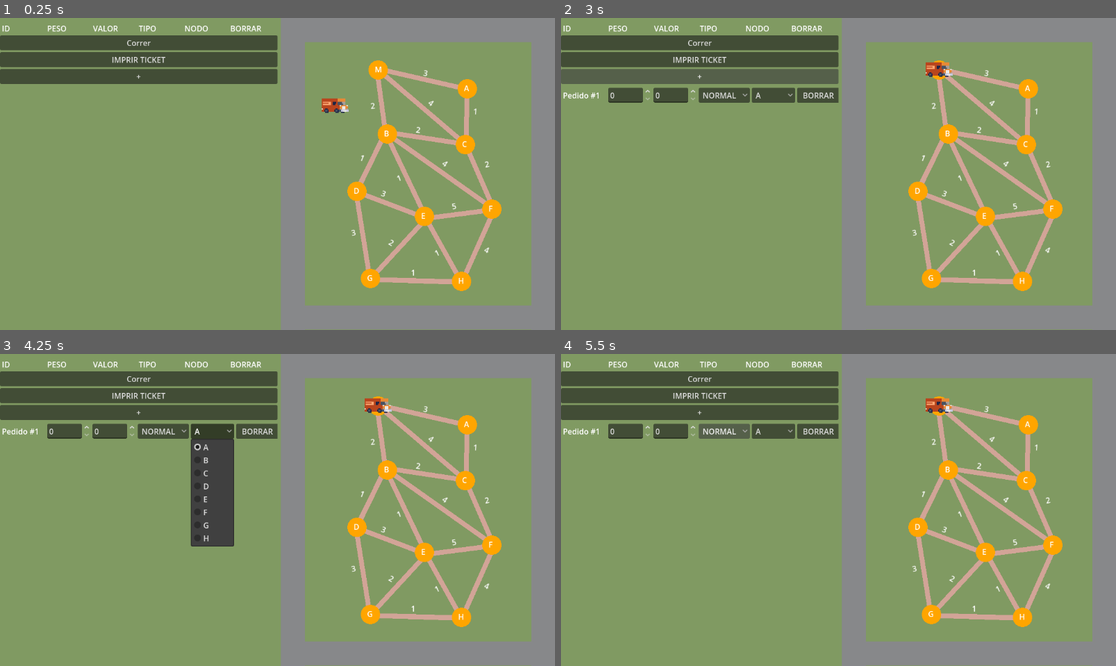
Above: before the commit, frames 1-4 (two rows, left to right).
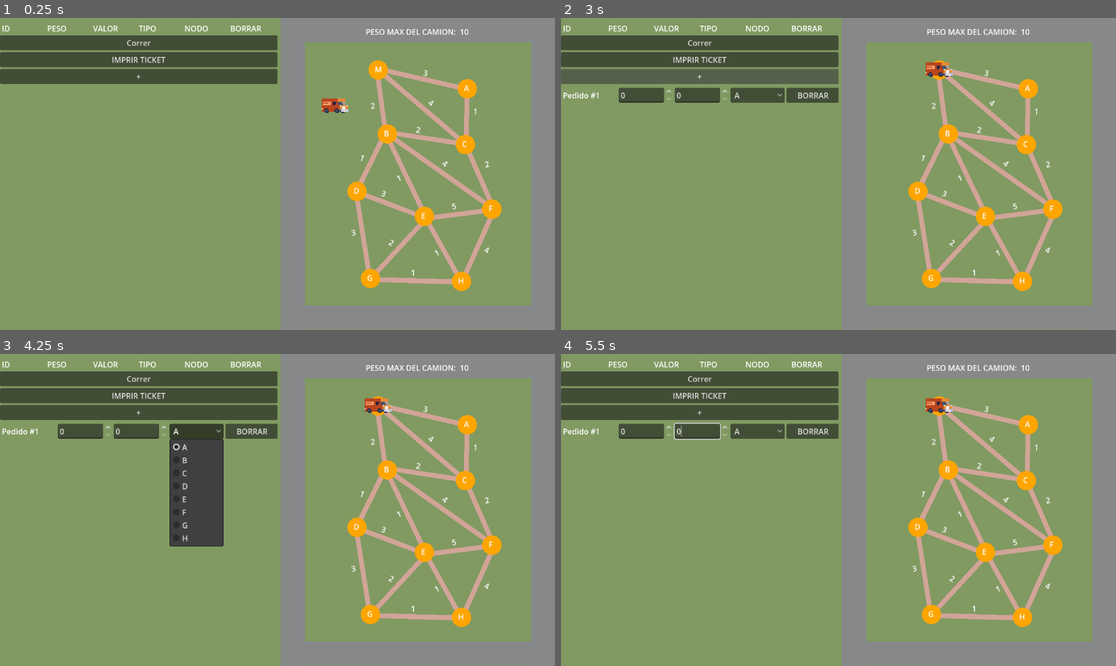
Above: after the commit, the same moments.

Repository: UltNuggat/ALGORITMIA-TEST
Game: Godot game, scene res://Scenes/main.tscn
The game is run twice, just before and just after one commit, with the same random seed, the same clock (stepped at 60 frames per second) and the same inputs.
Inputs (mouse positions are in pixels of both pictures, inside the frame that each line leads up to):
- Up to frame 1 (0.25 s): no input
- Up to frame 2 (3 s): click "Correr" at 0.5 s; click "IMPRIR TICKET" at 1.25 s; click "OK" at 2 s; click "+" at 2.75 s
- Up to frame 3 (4.25 s): click "A" at 3.5 s
- Up to frame 4 (5.5 s): click (721, 432) at 4.25 s, where only the run before the commit has a clickable "NORMAL"; click (721, 432) at 5 s, where only the run before the commit has a clickable "NORMAL"

The runs differ from the first frame. In frame 1, 0.2% of the frame differs, in the area x 65-85%, y 3-6%; in frame 2, 0.9%; in frame 3, 3.0%, in the area x 8-85%, y 3-62%; in frame 4, 1.0%.

Commit message:
cambios realizados para casos

Diff:
--- a/Scenes/Ciudad.tscn
+++ b/Scenes/Ciudad.tscn
@@ -15,7 +15,7 @@
 points = PackedVector2Array(-125, -133, 63, -90, 60, 25, -125, -133, -107, -1, 59, 24, 118, 159, -107, 0, -168, 124, -139, 305, 52, 310, 119, 160, -22, 178, -107, 0, -167, 123, -22, 178, -139, 305, 51, 311, -23, 178)
 default_color = Color(0.8239136, 0.64442194, 0.591286, 1)
 
-[node name="0-1" type="Label" parent="lineas" unique_id=258064985]
+[node name="0-1" type="Label" parent="lineas" unique_id=1889092974]
 offset_left = 246.0
 offset_top = 80.0
 offset_right = 287.0
@@ -24,7 +24,7 @@
 text = "3
 "
 
-[node name="0-2" type="Label" parent="lineas" unique_id=785217724]
+[node name="0-2" type="Label" parent="lineas" unique_id=1616118773]
 offset_left = 133.0
 offset_top = 149.0
 offset_right = 173.0
@@ -33,7 +33,7 @@
 text = "2
 "
 
-[node name="0-3" type="Label" parent="lineas" unique_id=1193289158]
+[node name="0-3" type="Label" parent="lineas" unique_id=967912228]
 offset_left = 263.0
 offset_top = 142.0
 offset_right = 303.0
@@ -42,7 +42,7 @@
 text = "4
 "
 
-[node name="1-3" type="Label" parent="lineas" unique_id=991440717]
+[node name="1-3" type="Label" parent="lineas" unique_id=327164965]
 offset_left = 348.00003
 offset_top = 160.00002
 offset_right = 388.00003
@@ -51,7 +51,7 @@
 text = "1
 "
 
-[node name="2-3" type="Label" parent="lineas" unique_id=189420849]
+[node name="2-3" type="Label" parent="lineas" unique_id=794832821]
 offset_left = 230.0
 offset_top = 198.0
 offset_right = 270.0
@@ -60,7 +60,7 @@
 text = "2
 "
 
-[node name="2-4" type="Label" parent="lineas" unique_id=764962103]
+[node name="2-4" type="Label" parent="lineas" unique_id=1063217878]
 offset_left = 117.00001
 offset_top = 256.0
 offset_right = 157.0
@@ -69,7 +69,7 @@
 text = "1
 "
 
-[node name="2-5" type="Label" parent="lineas" unique_id=1448320557]
+[node name="2-5" type="Label" parent="lineas" unique_id=218804056]
 offset_left = 185.0
 offset_top = 301.0
 offset_right = 225.0
@@ -78,7 +78,7 @@
 text = "1
 "
 
-[node name="2-6" type="Label" parent="lineas" unique_id=1744329516]
+[node name="2-6" type="Label" parent="lineas" unique_id=894114785]
 offset_left = 292.0
 offset_top = 268.0
 offset_right = 332.0
@@ -87,7 +87,7 @@
 text = "4
 "
 
-[node name="3-6" type="Label" parent="lineas" unique_id=1406751510]
+[node name="3-6" type="Label" parent="lineas" unique_id=408635803]
 offset_left = 368.99997
 offset_top = 271.00003
 offset_right = 408.99997
@@ -96,7 +96,7 @@
 text = "2
 "
 
-[node name="4-5" type="Label" parent="lineas" unique_id=921657783]
+[node name="4-5" type="Label" parent="lineas" unique_id=1064770190]
 offset_left = 161.00002
 offset_top = 330.0
 offset_right = 201.00002
@@ -104,7 +104,7 @@
 rotation = 0.35710216
 text = "3"
 
-[node name="4-7" type="Label" parent="lineas" unique_id=347273780]
+[node name="4-7" type="Label" parent="lineas" unique_id=1538823533]
 offset_left = 92.0
 offset_top = 413.0
 offset_right = 132.0
@@ -113,7 +113,7 @@
 text = "3
 "
 
-[node name="5-6" type="Label" parent="lineas" unique_id=1654221757]
+[node name="5-6" type="Label" parent="lineas" unique_id=835525995]
 offset_left = 301.0
 offset_top = 358.00003
 offset_right = 341.0
@@ -122,7 +122,7 @@
 text = "5
 "
 
-[node name="5-7" type="Label" parent="lineas" unique_id=167747425]
+[node name="5-7" type="Label" parent="lineas" unique_id=828300491]
 offset_left = 178.99998
 offset_top = 431.99994
 offset_right = 218.99998
@@ -130,7 +130,7 @@
 rotation = 0.510957
 text = "2"
 
-[node name="5-8" type="Label" parent="lineas" unique_id=1592981380]
+[node name="5-8" type="Label" parent="lineas" unique_id=388479796]
 offset_left = 263.0
 offset_top = 457.00003
 offset_right = 303.0
@@ -138,7 +138,7 @@
 rotation = -0.4291453
 text = "1"
 
-[node name="6-8" type="Label" parent="lineas" unique_id=1793681923]
+[node name="6-8" type="Label" parent="lineas" unique_id=1080028791]
 offset_left = 376.0
 offset_top = 447.0
 offset_right = 416.0
@@ -146,7 +146,7 @@
 rotation = 0.40949854
 text = "4"
 
-[node name="7-8" type="Label" parent="lineas" unique_id=1612397472]
+[node name="7-8" type="Label" parent="lineas" unique_id=582093482]
 offset_left = 218.0
 offset_top = 495.0
 offset_right = 258.0
@@ -156,7 +156,7 @@
 [node name="Nodos" type="Node2D" parent="." unique_id=1183367120]
 script = ExtResource("2_4fk5f")
 
-[node name="M" type="Node2D" parent="Nodos" unique_id=1457194088]
+[node name="M" type="Node2D" parent="Nodos" unique_id=1514779920]
 position = Vector2(150, 86)
 script = ExtResource("2_jlpkk")
 dist_0 = 0.0
@@ -164,14 +164,14 @@
 dist_2 = 2.0
 dist_3 = 4.0
 
-[node name="A" type="Node2D" parent="Nodos" unique_id=722857020]
+[node name="A" type="Node2D" parent="Nodos" unique_id=532821380]
 position = Vector2(335, 125)
 script = ExtResource("2_jlpkk")
 dist_0 = 3.0
 dist_1 = 0.0
 dist_3 = 1.0
 
-[node name="B" type="Node2D" parent="Nodos" unique_id=1108677473]
+[node name="B" type="Node2D" parent="Nodos" unique_id=299769644]
 position = Vector2(169, 219)
 script = ExtResource("2_jlpkk")
 dist_0 = 2.0
@@ -181,7 +181,7 @@
 dist_5 = 1.0
 dist_6 = 4.0
 
-[node name="C" type="Node2D" parent="Nodos" unique_id=711494131]
+[node name="C" type="Node2D" parent="Nodos" unique_id=1406199263]
 position = Vector2(331, 241)
 script = ExtResource("2_jlpkk")
 dist_0 = 4.0
@@ -190,7 +190,7 @@
 dist_3 = 0.0
 dist_6 = 2.0
 
-[node name="D" type="Node2D" parent="Nodos" unique_id=278828607]
+[node name="D" type="Node2D" parent="Nodos" unique_id=699650835]
 position = Vector2(106, 338)
 script = ExtResource("2_jlpkk")
 dist_2 = 1.0
@@ -198,7 +198,7 @@
 dist_5 = 3.0
 dist_7 = 3.0
 
-[node name="E" type="Node2D" parent="Nodos" unique_id=74211675]
+[node name="E" type="Node2D" parent="Nodos" unique_id=1899231966]
 position = Vector2(246, 390)
 script = ExtResource("2_jlpkk")
 dist_2 = 1.0
@@ -208,7 +208,7 @@
 dist_7 = 2.0
 dist_8 = 1.0
 
-[node name="F" type="Node2D" parent="Nodos" unique_id=394613829]
+[node name="F" type="Node2D" parent="Nodos" unique_id=1670663847]
 position = Vector2(386, 375)
 script = ExtResource("2_jlpkk")
 dist_2 = 4.0
@@ -217,7 +217,7 @@
 dist_6 = 0.0
 dist_8 = 4.0
 
-[node name="G" type="Node2D" parent="Nodos" unique_id=2008934801]
+[node name="G" type="Node2D" parent="Nodos" unique_id=129190181]
 position = Vector2(134, 519)
 script = ExtResource("2_jlpkk")
 dist_4 = 3.0
@@ -225,7 +225,7 @@
 dist_7 = 0.0
 dist_8 = 1.0
 
-[node name="H" type="Node2D" parent="Nodos" unique_id=243637600]
+[node name="H" type="Node2D" parent="Nodos" unique_id=911179726]
 position = Vector2(323, 525)
 script = ExtResource("2_jlpkk")
 dist_5 = 1.0
--- a/Scenes/main.tscn
+++ b/Scenes/main.tscn
@@ -147,6 +147,14 @@
 dialog_text = "Detalles Tocket
 "
 
+[node name="Label" type="Label" parent="Control" unique_id=1190785211]
+layout_mode = 0
+offset_left = 759.0
+offset_top = 17.0
+offset_right = 973.0
+offset_bottom = 40.0
+text = "PESO MAX DEL CAMION:  10"
+
 [connection signal="pressed" from="Control/Container/Main layout/Correr" to="." method="_on_correr_pressed"]
 [connection signal="pressed" from="Control/Container/Main layout/Ticket" to="Control/Container" method="_on_ticket_pressed"]
 [connection signal="pressed" from="Control/Container/Main layout/ADD" to="Control/Container" method="_on_add_pressed"]
--- a/Scenes/pedidos.tscn
+++ b/Scenes/pedidos.tscn
@@ -18,6 +18,7 @@
 size_flags_horizontal = 3
 
 [node name="Tipo" type="OptionButton" parent="." unique_id=1507996807]
+visible = false
 layout_mode = 2
 size_flags_horizontal = 3
 
--- a/project.godot
+++ b/project.godot
@@ -18,3 +18,7 @@
 run/main_scene="uid://clqokuq8v4b4x"
 config/features=PackedStringArray("4.6", "Forward Plus")
 config/icon="res://icon.svg"
+
+[rendering]
+
+textures/vram_compression/import_s3tc_bptc=true
--- /dev/null
+++ b/save thing.tscn
@@ -0,0 +1,222 @@
+[gd_scene format=3 uid="uid://c2p3ggpwh4mng"]
+
+[ext_resource type="Script" uid="uid://byck5tel6kyfs" path="res://Scripts/conexiones.gd" id="1_0chba"]
+
+[node name="Node2D" type="Node2D" unique_id=2140643038]
+
+[node name="M" type="Node2D" parent="." unique_id=1951230028]
+position = Vector2(150, 86)
+script = ExtResource("1_0chba")
+dist_0 = 0.0
+dist_1 = 3.0
+dist_2 = 2.0
+dist_3 = 4.0
+
+[node name="A" type="Node2D" parent="." unique_id=837925420]
+position = Vector2(335, 125)
+script = ExtResource("1_0chba")
+dist_0 = 3.0
+dist_1 = 0.0
+dist_3 = 1.0
+
+[node name="B" type="Node2D" parent="." unique_id=171754038]
+position = Vector2(169, 219)
+script = ExtResource("1_0chba")
+dist_0 = 2.0
+dist_2 = 0.0
+dist_3 = 2.0
+dist_4 = 1.0
+dist_5 = 1.0
+dist_6 = 4.0
+
+[node name="C" type="Node2D" parent="." unique_id=1655373854]
+position = Vector2(331, 241)
+script = ExtResource("1_0chba")
+dist_0 = 4.0
+dist_1 = 1.0
+dist_2 = 2.0
+dist_3 = 0.0
+dist_6 = 2.0
+
+[node name="D" type="Node2D" parent="." unique_id=1492232442]
+position = Vector2(106, 338)
+script = ExtResource("1_0chba")
+dist_2 = 1.0
+dist_4 = 0.0
+dist_5 = 3.0
+dist_7 = 3.0
+
+[node name="E" type="Node2D" parent="." unique_id=375361612]
+position = Vector2(246, 390)
+script = ExtResource("1_0chba")
+dist_2 = 1.0
+dist_4 = 3.0
+dist_5 = 0.0
+dist_6 = 5.0
+dist_7 = 2.0
+dist_8 = 1.0
+
+[node name="F" type="Node2D" parent="." unique_id=278709059]
+position = Vector2(386, 375)
+script = ExtResource("1_0chba")
+dist_2 = 4.0
+dist_3 = 2.0
+dist_5 = 5.0
+dist_6 = 0.0
+dist_8 = 4.0
+
+[node name="G" type="Node2D" parent="." unique_id=1364106084]
+position = Vector2(134, 519)
+script = ExtResource("1_0chba")
+dist_4 = 3.0
+dist_5 = 2.0
+dist_7 = 0.0
+dist_8 = 1.0
+
+[node name="H" type="Node2D" parent="." unique_id=79254902]
+position = Vector2(323, 525)
+script = ExtResource("1_0chba")
+dist_5 = 1.0
+dist_6 = 4.0
+dist_7 = 1.0
+dist_8 = 0.0
+
+[node name="Node2D" type="Node2D" parent="." unique_id=799404108]
+
+[node name="0-1" type="Label" parent="Node2D" unique_id=1458839972]
+offset_left = 246.0
+offset_top = 80.0
+offset_right = 287.0
+offset_bottom = 129.0
+rotation = 0.18314323
+text = "3
+"
+
+[node name="0-2" type="Label" parent="Node2D" unique_id=80491084]
+offset_left = 133.0
+offset_top = 149.0
+offset_right = 173.0
+offset_bottom = 198.0
+rotation = -0.099479035
+text = "2
+"
+
+[node name="0-3" type="Label" parent="Node2D" unique_id=729536040]
+offset_left = 263.0
+offset_top = 142.0
+offset_right = 303.0
+offset_bottom = 191.0
+rotation = 0.6200893
+text = "4
+"
+
+[node name="1-3" type="Label" parent="Node2D" unique_id=1475309170]
+offset_left = 348.00003
+offset_top = 160.00002
+offset_right = 388.00003
+offset_bottom = 209.00002
+rotation = 0.062348142
+text = "1
+"
+
+[node name="2-3" type="Label" parent="Node2D" unique_id=2138332714]
+offset_left = 230.0
+offset_top = 198.0
+offset_right = 270.0
+offset_bottom = 247.0
+rotation = 0.120821804
+text = "2
+"
+
+[node name="2-4" type="Label" parent="Node2D" unique_id=1629356342]
+offset_left = 117.00001
+offset_top = 256.0
+offset_right = 157.0
+offset_bottom = 305.0
+rotation = 0.37319872
+text = "1
+"
+
+[node name="2-5" type="Label" parent="Node2D" unique_id=1104101279]
+offset_left = 185.0
+offset_top = 301.0
+offset_right = 225.0
+offset_bottom = 350.0
+rotation = -0.3463
+text = "1
+"
+
+[node name="2-6" type="Label" parent="Node2D" unique_id=1108997311]
+offset_left = 292.0
+offset_top = 268.0
+offset_right = 332.0
+offset_bottom = 317.0
+rotation = 0.6243742
+text = "4
+"
+
+[node name="3-6" type="Label" parent="Node2D" unique_id=779906367]
+offset_left = 368.99997
+offset_top = 271.00003
+offset_right = 408.99997
+offset_bottom = 320.00003
+rotation = -0.1984059
+text = "2
+"
+
+[node name="4-5" type="Label" parent="Node2D" unique_id=1253347504]
+offset_left = 161.00002
+offset_top = 330.0
+offset_right = 201.00002
+offset_bottom = 353.0
+rotation = 0.35710216
+text = "3"
+
+[node name="4-7" type="Label" parent="Node2D" unique_id=1779698860]
+offset_left = 92.0
+offset_top = 413.0
+offset_right = 132.0
+offset_bottom = 462.0
+rotation = -0.19030748
+text = "3
+"
+
+[node name="5-6" type="Label" parent="Node2D" unique_id=1202010388]
+offset_left = 301.0
+offset_top = 358.00003
+offset_right = 341.0
+offset_bottom = 407.00003
+rotation = -0.16851692
+text = "5
+"
+
+[node name="5-7" type="Label" parent="Node2D" unique_id=768650053]
+offset_left = 178.99998
+offset_top = 431.99994
+offset_right = 218.99998
+offset_bottom = 454.99994
+rotation = 0.510957
+text = "2"
+
+[node name="5-8" type="Label" parent="Node2D" unique_id=18543373]
+offset_left = 263.0
+offset_top = 457.00003
+offset_right = 303.0
+offset_bottom = 480.00003
+rotation = -0.4291453
+text = "1"
+
+[node name="6-8" type="Label" parent="Node2D" unique_id=71098736]
+offset_left = 376.0
+offset_top = 447.0
+offset_right = 416.0
+offset_bottom = 470.0
+rotation = 0.40949854
+text = "4"
+
+[node name="7-8" type="Label" parent="Node2D" unique_id=1844911643]
+offset_left = 218.0
+offset_top = 495.0
+offset_right = 258.0
+offset_bottom = 518.0
+text = "1"
Not shown, added: export_presets.cfg
